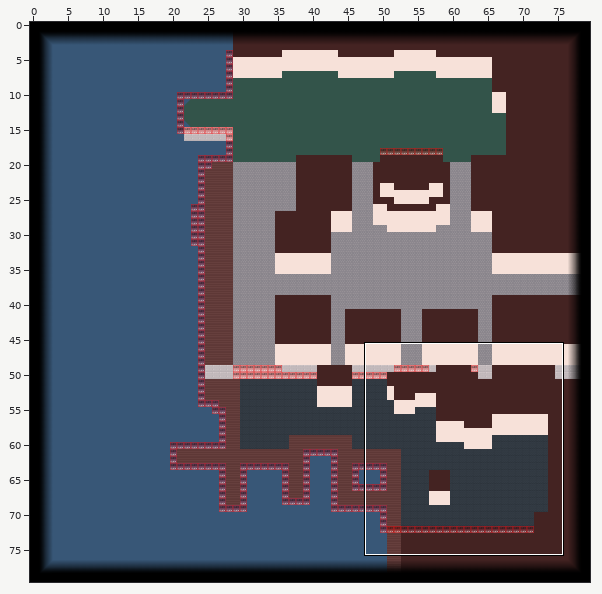
One commit to this Tiled map (JSON): office.tmj. The first picture is a wide view before the edit; the outline marks the close-up.
Close-up. Earlier state:
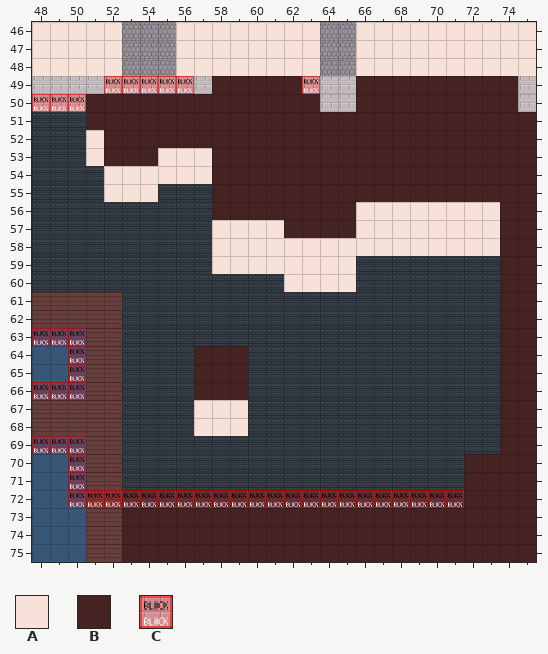
Cells are 32x32 px. Shown: x 48..75, y 46..75. The commit also changed other parts of the map, which this record leaves out.
Key: from "ShipsLandingTilesheet": A 148, B 149; from "WA_Special_Zones": C 2.
_ is an empty cell, # one hidden under a higher layer.
Layers that did not change in this view are not listed.
Layer "collisions" before, first column x 49:
46 ___#___#______#__#___
47 ___#___#______#__#___
48 ___#___#______#__#___
49 ___CCCCC______C__#___
50 CC#_____#######__#___
51 __#_____##_______#___
52 __##____##_______#___
53 __##____##_______#___
54 ___#_#####_______#___
55 ___###___#_______#___
56 _________#_______#___
57 _________####____#___
Layer "Buildings/BuildingWalls" before, first column x 48:
48 AAAAA___AAAAAAAA
49 ________________
50 ________________
51 ________________
52 ___A____________
53 ___A___AAA______
54 ____AAAAAA______
55 ____AAA_________
56 ________________
57 __________AAAA__
58 __________AAAAAA
59 __________AAAAAA
60 ______________AA
61 ________________
62 ________________
63 ________________
64 ________________
65 ________________
66 ________________
67 _________AAA____
68 _________AAA____
69 ________________
70 ________________
71 ________________
72 ________________
73 ________________
74 ________________
75 ________________
Layer "Buildings/BuildingRoofBase" before, first column x 48:
47 ____________________________
48 ____________________________
49 __________BBBBB___BBBBBBBBB_
50 ___BBBBBBBBBBBBB__BBBBBBBBB_
51 ___BBBBBBBBBBBBBBBBBBBBBBBBB
52 ____BBBBBBBBBBBBBBBBBBBBBBBB
53 ____BBB___BBBBBBBBBBBBBBBBBB
54 __________BBBBBBBBBBBBBBBBBB
55 __________BBBBBBBBBBBBBBBBBB
56 __________BBBBBBBB________BB
57 ______________BBBB________BB
58 __________________________BB
59 __________________________BB
60 __________________________BB
61 __________________________BB
62 __________________________BB
63 __________________________BB
64 _________BBB______________BB
65 _________BBB______________BB
66 _________BBB______________BB
67 __________________________BB
68 __________________________BB
69 __________________________BB
70 ________________________BBBB
71 ________________________BBBB
72 ________________________BBBB
73 _____BBBBBBBBBBBBBBBBBBBBBBB
74 _____BBBBBBBBBBBBBBBBBBBBBBB
75 _____BBBBBBBBBBBBBBBBBBBBBBB
The result:
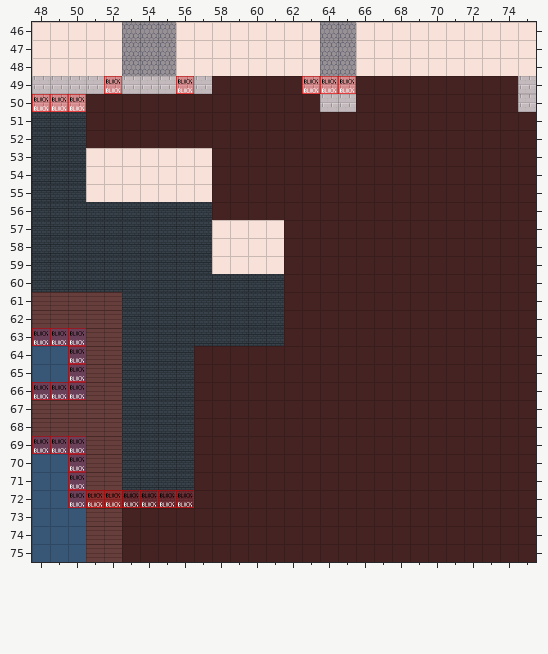
See-through tiles are keyed as they look on the map.
Diff:
{"where": "layer \"collisions\""}
{"y":49,"x":53,"old":"CCC","new":"___"}
{"y":49,"x":64,"old":"__","new":"CC"}
{"where": "layer \"Buildings/BuildingWalls\""}
{"y":53,"x":52,"old":"___","new":"AAA"}
{"y":54,"x":51,"old":"_","new":"A"}
{"y":55,"x":51,"old":"_","new":"A"}
{"y":55,"x":55,"old":"___","new":"AAA"}
{"y":67,"x":57,"old":"AAA","new":"###"}
{"y":68,"x":57,"old":"AAA","new":"###"}
{"where": "layer \"Buildings/BuildingRoofBase\""}
{"y":52,"x":51,"old":"_","new":"B"}
{"y":53,"x":52,"old":"BBB","new":"___"}
{"y":56,"x":66,"old":"________","new":"BBBBBBBB"}
{"y":57,"x":66,"old":"________","new":"BBBBBBBB"}
{"y":58,"x":62,"old":"____________","new":"BBBBBBBBBBBB"}
{"y":59,"x":62,"old":"____________","new":"BBBBBBBBBBBB"}
{"y":60,"x":62,"old":"____________","new":"BBBBBBBBBBBB"}
{"y":61,"x":62,"old":"____________","new":"BBBBBBBBBBBB"}
{"y":62,"x":62,"old":"____________","new":"BBBBBBBBBBBB"}
{"y":63,"x":62,"old":"____________","new":"BBBBBBBBBBBB"}
{"y":64,"x":60,"old":"______________","new":"BBBBBBBBBBBBBB"}
{"y":65,"x":60,"old":"______________","new":"BBBBBBBBBBBBBB"}
{"y":66,"x":60,"old":"______________","new":"BBBBBBBBBBBBBB"}
{"y":67,"x":57,"old":"_________________","new":"BBBBBBBBBBBBBBBBB"}
{"y":68,"x":57,"old":"_________________","new":"BBBBBBBBBBBBBBBBB"}
{"y":69,"x":57,"old":"_________________","new":"BBBBBBBBBBBBBBBBB"}
{"y":70,"x":57,"old":"_______________","new":"BBBBBBBBBBBBBBB"}
{"y":71,"x":57,"old":"_______________","new":"BBBBBBBBBBBBBBB"}
{"y":72,"x":57,"old":"_______________","new":"BBBBBBBBBBBBBBB"}
